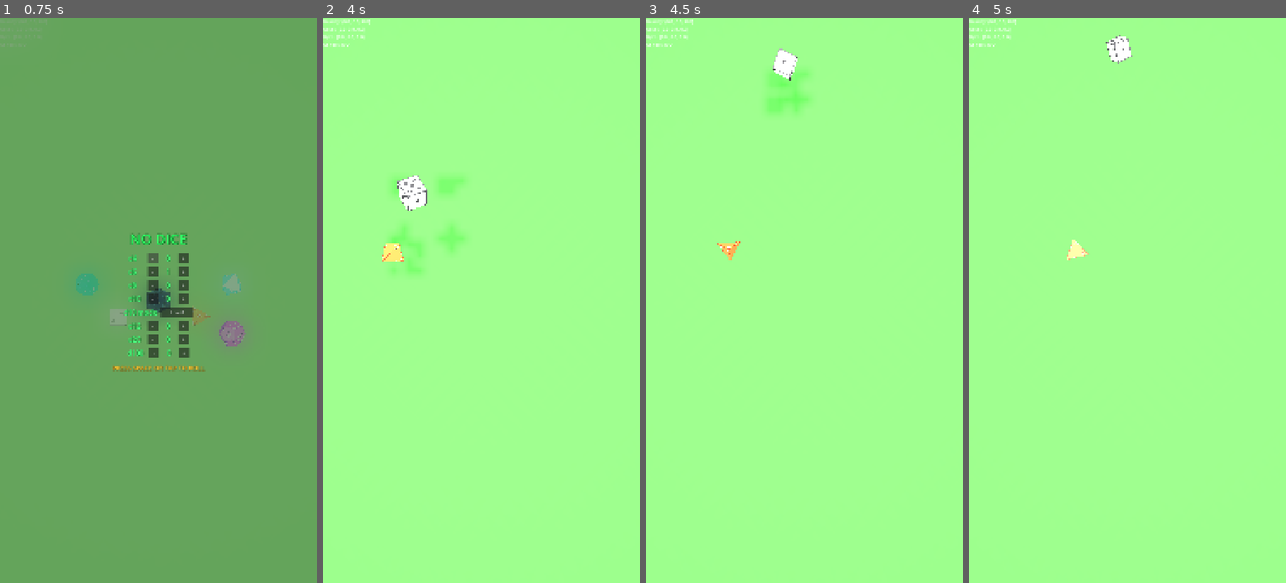
Above: before the commit, frames 1-4 (left to right).
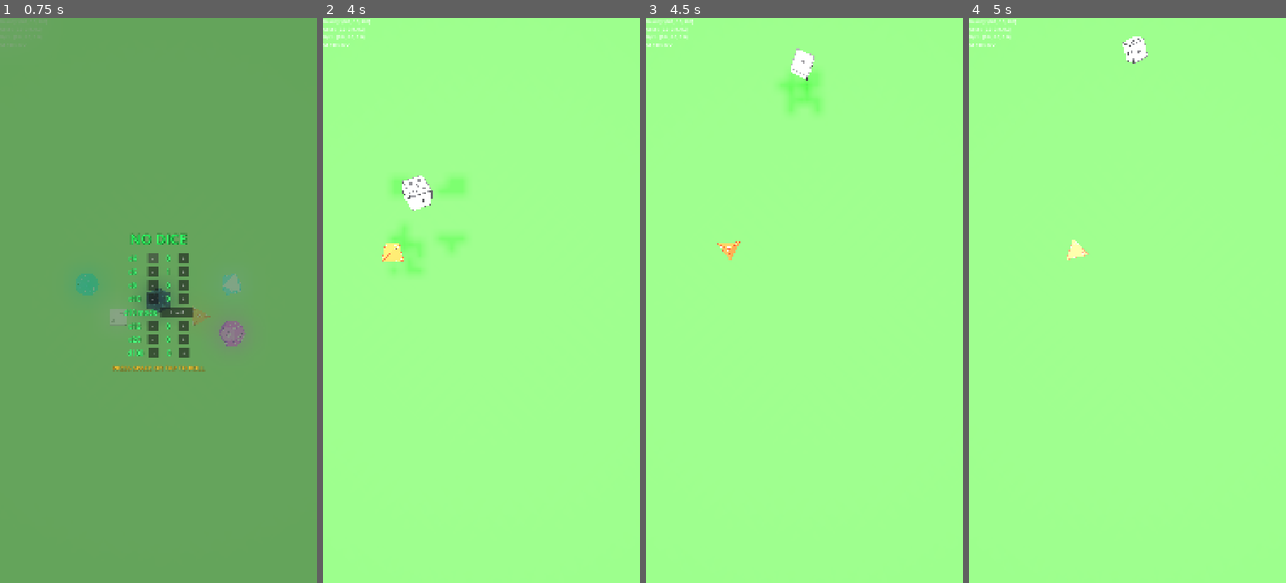
Above: after the commit, the same moments.

Repository: MatthieuLJ/no_dice
Game: Godot game, scene res://die.tscn
Same seed, same stepped clock (60 frames per second), same inputs: the game is played once before the commit and once after it.
Inputs (mouse positions are in pixels of both pictures, inside the frame that each line leads up to):
- Up to frame 1 (0.75 s): click "-" at 0.5 s
- Up to frame 2 (4 s): click "+" at 1.25 s; click "Low 0" at 2 s; click "High 10" at 2.75 s; tap Space at 3.5, 3.77 s; move the mouse to (551, 272) at 3.52 s; hold Right (ui_right) from 3.53 s (still down); tap Enter at 3.6 s; click (551, 272) at 3.67 s
- Up to frame 3 (4.5 s): release Right (ui_right) at 4.25 s; drag from (741, 328) to (788, 413) at 4.27 s
- Up to frame 4 (5 s): no input

Frame 1 is identical in both runs. In frame 2, 0.3% of the frame differs, in the area x 23-45%, y 27-42%; in frame 3, 0.9%, in the area x 38-55%, y 5-17%; in frame 4, 0.5%.

Commit message:
fix(scene): remove unpopulated ConvexPolygonShape3D sub_resource from d20.tscn to prevent C++ convex hull build error

Diff:
--- a/d20.tscn
+++ b/d20.tscn
@@ -5,8 +5,6 @@
 [sub_resource type="PhysicsMaterial" id="PhysicsMaterial_gxo0y"]
 friction = 0.5
 absorbent = true
-
-[sub_resource type="ConvexPolygonShape3D" id="ConvexPolygonShape3D_d20"]
 
 [node name="D20" type="RigidBody3D" unique_id=981273475]
 transform = Transform3D(1, 0, 0, 0, 1, 0, 0, 0, 1, 0.0, 0.5, 0.0)
@@ -19,6 +17,5 @@
 script = ExtResource("1_d20")
 
 [node name="CollisionShape3D" type="CollisionShape3D" parent="." unique_id=981273476]
-shape = SubResource("ConvexPolygonShape3D_d20")
 
 [node name="MeshInstance3D" type="MeshInstance3D" parent="." unique_id=981273477]
